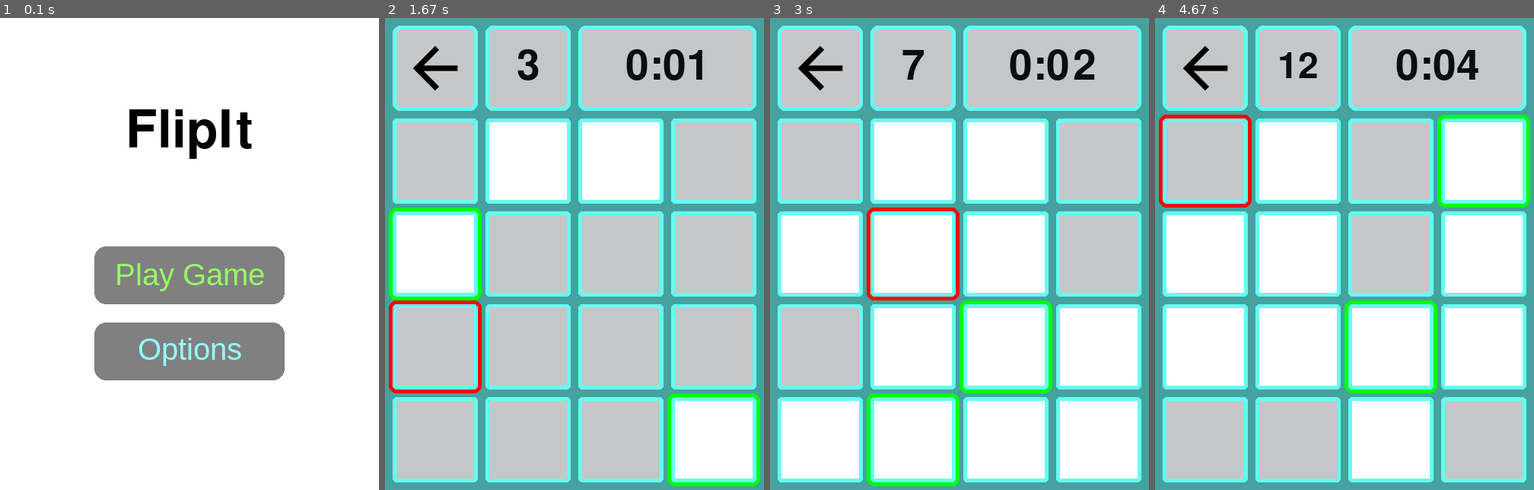
Above: before the commit, frames 1-4 (left to right).
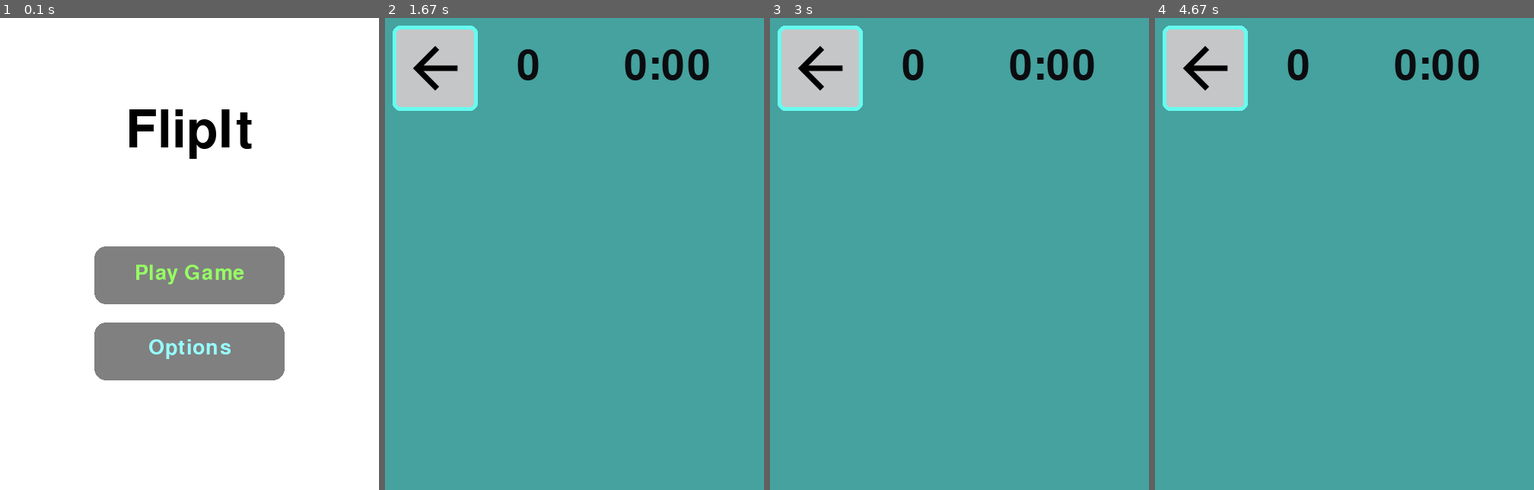
Above: after the commit, the same moments.

Repository: 03kkim/FlipIt
Game: pygame game, started from main.py
Two runs of this game, one before a commit and one after it. Both use one fixed random seed, a clock stepped at 60 frames per second and the inputs below.
Inputs (mouse positions are in pixels of both pictures, inside the frame that each line leads up to):
- Up to frame 1 (0.1 s): no input
- Up to frame 2 (1.67 s): click (574, 254) at 0.38 s; click (510, 367) at 0.72 s; click (589, 310) at 1.05 s; click (445, 367) at 1.38 s
- Up to frame 3 (3 s): click (830, 400) at 1.72 s; click (1099, 414) at 2.05 s; click (993, 131) at 2.38 s; click (929, 225) at 2.72 s
- Up to frame 4 (4.67 s): click (1408, 419) at 3.05 s; click (1397, 315) at 3.38 s; click (1431, 254) at 3.72 s; click (1264, 225) at 4.05 s; click (1211, 173) at 4.38 s

The runs differ from the first frame. In frame 1, 1.3% of the frame differs, in the area x 30-70%, y 51-74%; in frame 2, 79%; in frame 3, 79%; in frame 4, 79%, in the area x 1-99%, y 1-99%.

Commit message:
Try adding win page

Diff:
--- a/main.py
+++ b/main.py
@@ -24,175 +24,6 @@
 # Used to manage how fast the screen updates
 clock = pygame.time.Clock()
 
-
-
-def game():
-    # Sets up board
-    board = Board()
-    board.create_relationships()
-    print(board.relationships)
-    grid = board.return_grid()
-    object_grid = []
-
-    # Define some colors
-    BLACK = (0, 0, 0)
-    WHITE = (255, 255, 255)
-    GRAY = ((128, 128, 128))
-    GREEN = (0, 255, 0)
-    RED = (255, 0, 0)
-    highlight1 = RED
-    highlight2 = GREEN
-
-    # c1 is background, c2 is border color, c3 is text background (also off state), c4 is on state, c5 is text color
-    c1 = pygame.Color("#45A29E")
-    c2 = pygame.Color("#66FCF1")
-    c3 = pygame.Color("#C5C6C7")
-    c4 = WHITE
-    c5 = pygame.Color("#0B0C10")
-
-    # Variables for individual squares
-    width = 112
-    height = 112
-    margin = 10
-
-    offset = size[1] - 498
-
-    # Used in loop
-    done = False
-    last_highlighted = []
-
-    # Stopwatch Setup
-    minutes = 0
-    seconds = 0
-    frames = 0
-
-    # Turn Counter
-    turn = 0
-
-
-    # -------- Main Program Loop -----------
-    while not done:
-        # Set up the stopwatch
-        if (minutes < 10):
-            if (seconds < 10):
-                stopwatch = str(minutes) + ":" + "0" + str(seconds)
-            else:
-                stopwatch = str(minutes) + ":" + str(seconds)
-
-        # --- Main event loop
-
-        for event in pygame.event.get():
-            if event.type == pygame.QUIT:
-                done = True
-            elif event.type == pygame.MOUSEBUTTONDOWN:
-                # User clicks the mouse. Get the position
-                pos = pygame.mouse.get_pos()
-                # Change the x/y screen coordinates to grid coordinates
-                column = pos[0] // (width + margin)
-                row = (pos[1] - offset) // (width + margin)
-                real_row = (pos[1]) // (width + margin)
-                if (real_row == 0 and column == 0):
-                    done = True
-                    main_menu()
-
-                board.switch(board.coords_to_id(row, column))
-                turn += 1
-                print("Click ", pos, "Grid coordinates: ", row, column)
-                grid = board.return_grid()
-
-
-        # --- Game logic should go here
-        for square in object_grid:
-            if square.collidepoint(pygame.mouse.get_pos()):
-                pos = pygame.mouse.get_pos()
-                # Change the x/y screen coordinates to grid coordinates
-                column = pos[0] // (width + margin)
-                row = (pos[1] - offset) // (width + margin)
-                currently_highlighted = [row, column]
-                if currently_highlighted != last_highlighted:
-                    last_highlighted = currently_highlighted
-                    board.unhighlight()
-                    board.highlight(board.coords_to_id(row, column))
-                    print("Highlight ", pos, "Grid coordinates: ", row, column)
-                    break
-
-                elif currently_highlighted[0] == last_highlighted[0] and currently_highlighted[1] == last_highlighted[1]:
-                    break
-        if (board.has_won() == True):
-            print("Congratulations!")
-            done = True
-
-
-        # --- Screen-clearing code goes here
-        screen.fill(c1)
-
-
-        # If you want a background image, replace this clear with blit'ing the
-        # background image.
-
-
-        # --- Drawing code should go here
-        pygame.draw.rect(screen, c3, (10, 10, width, height), border_radius=10)
-        pygame.draw.rect(screen, c2, (10, 10, width, height), 5, border_radius=10)
-
-        back_arrow = pygame.image.load("./sprites/back_arrow.svg")
-        arrow_rect = back_arrow.get_rect()
-        screen.blit(back_arrow, (22, 22), arrow_rect)
-
-
-        turn_font = pygame.font.SysFont("Montserrat", 80)
-        if (turn>=10):
-            turn_font = pygame.font.SysFont("Montserrat", 70)
-        if (turn >= 100):
-            turn_font = pygame.font.SysFont("Montserrat", 50)
-        pygame.draw.rect(screen, c3, (10 + 10 + 112, 10, width, height), border_radius=10)
-        pygame.draw.rect(screen, c2, (10 + 10 + 112, 10, width, height), 5, border_radius=10)
-        draw_text(str(turn), turn_font, c5, 188, 64)
-
-        time_font = pygame.font.SysFont("Montserrat", 80)
-        if (minutes >= 10):
-            time_font = pygame.font.SysFont("Montserrat", 50)
-        pygame.draw.rect(screen, c3, (10 + 2 * (10 + 112), 10, width * 2 + 10, height), border_radius=10)
-        pygame.draw.rect(screen, c2, (10 + 2 * (10 + 112), 10, width * 2 + 10, height), 5, border_radius=10)
-        draw_text(stopwatch, time_font, c5, 371, 64)
-
-
-        for row in range(4):
-            for column in range(4):
-                color = c3
-                if grid[row][column] == 1:
-                    color = c4
-                rect1 = pygame.draw.rect(screen, color, (margin + column * (margin + width), (margin + row * (margin + height)) + offset, width, height), border_radius=5)
-                pygame.draw.rect(screen, c2, (margin + column * (margin + width), (margin + row * (margin + height) + offset), width, height), 5, border_radius=5)
-
-                # Adds to the object grid used to detect mouseovers
-                if len(object_grid) < 16:
-                    object_grid.append(rect1)
-
-                if board.is_highlighted[board.coords_to_id(row, column)] == 2:
-                    pygame.draw.rect(screen, highlight1, (margin + column * (margin + width) - 5, (margin + row * (margin + height) + offset) - 5, width + 10, height + 10), 5, border_radius=10)
-                if board.is_highlighted[board.coords_to_id(row, column)] == 3:
-                    pygame.draw.rect(screen, highlight2, (margin + column * (margin + width) - 5, (margin + row * (margin + height) + offset) - 5, width + 10, height + 10), 5, border_radius=10)
-        # --- Go ahead and update the screen with what we've drawn.
-        pygame.display.flip()
-
-        #Stopwatch functionality
-        if (frames == 59):
-            frames = 0
-            if (seconds == 59):
-                seconds = 0
-                minutes += 1
-            else:
-                seconds += 1
-        else:
-            frames += 1
-
-        # --- Limit to 60 frames per second
-        clock.tick(60)
-
-    # Close the window and quit.
-    pygame.quit()
-
 def main_menu():
     click = False
     while True:
@@ -207,8 +38,9 @@
         pygame.draw.rect(screen, (128, 128, 128), button_1, border_radius=15)
         pygame.draw.rect(screen, (128, 128, 128), button_2, border_radius=15)
 
-        draw_text("Play Game", pygame.font.SysFont("Helvetica Neue", 40), (150, 255, 100), 498/2, 336)
-        draw_text("Options", pygame.font.SysFont("Helvetica Neue", 40), (150, 255, 255), 498 / 2, 434)
+        # Was "Helvetica Neue
+        draw_text("Play Game", pygame.font.SysFont("Montserrat", 40), (150, 255, 100), 498/2, 336)
+        draw_text("Options", pygame.font.SysFont("Montserrat", 40), (150, 255, 255), 498 / 2, 434)
 
         if button_1.collidepoint((mx, my)):
             if click:
@@ -233,6 +65,293 @@
 
         pygame.display.update()
         clock.tick(60)
+
+def game():
+    # Sets up board
+    board = Board()
+    board.create_relationships()
+    print(board.relationships)
+    grid = board.return_grid()
+    object_grid = []
+    for x in range(16):
+        board.flip(x)
+
+    # Define some colors
+    BLACK = (0, 0, 0)
+    WHITE = (255, 255, 255)
+    GRAY = ((128, 128, 128))
+    GREEN = (0, 255, 0)
+    RED = (255, 0, 0)
+    highlight1 = RED
+    highlight2 = GREEN
+
+    # c1 is background, c2 is border color, c3 is text background (also off state), c4 is on state, c5 is text color
+    c1 = pygame.Color("#45A29E")
+    c2 = pygame.Color("#66FCF1")
+    c3 = pygame.Color("#C5C6C7")
+    c4 = WHITE
+    c5 = pygame.Color("#0B0C10")
+
+    # Variables for individual squares
+    width = 112
+    height = 112
+    margin = 10
+
+    offset = size[1] - 498
+
+    # Used in loop
+    done = False
+    last_highlighted = []
+
+    # Stopwatch Setup
+    minutes = 0
+    seconds = 0
+    frames = 0
+
+    # Turn Counter
+    turn = 0
+
+
+    # -------- Main Program Loop -----------
+    while not done:
+        if (board.has_won() == False):
+        # Set up the stopwatch
+            if (minutes < 10):
+                if (seconds < 10):
+                    stopwatch = str(minutes) + ":" + "0" + str(seconds)
+                else:
+                    stopwatch = str(minutes) + ":" + str(seconds)
+
+            # --- Main event loop
+
+            for event in pygame.event.get():
+                if event.type == pygame.QUIT:
+                    done = True
+                elif event.type == pygame.MOUSEBUTTONDOWN:
+                    # User clicks the mouse. Get the position
+                    pos = pygame.mouse.get_pos()
+                    # Change the x/y screen coordinates to grid coordinates
+                    column = pos[0] // (width + margin)
+                    row = (pos[1] - offset) // (width + margin)
+                    real_row = (pos[1]) // (width + margin)
+                    if (real_row == 0 and column == 0):
+                        done = True
+                        main_menu()
+
+                    board.switch(board.coords_to_id(row, column))
+                    turn += 1
+                    print("Click ", pos, "Grid coordinates: ", row, column)
+                    grid = board.return_grid()
+
+
+            # --- Game logic should go here
+            for square in object_grid:
+                if square.collidepoint(pygame.mouse.get_pos()):
+                    pos = pygame.mouse.get_pos()
+                    # Change the x/y screen coordinates to grid coordinates
+                    column = pos[0] // (width + margin)
+                    row = (pos[1] - offset) // (width + margin)
+                    currently_highlighted = [row, column]
+                    if currently_highlighted != last_highlighted:
+                        last_highlighted = currently_highlighted
+                        board.unhighlight()
+                        board.highlight(board.coords_to_id(row, column))
+                        print("Highlight ", pos, "Grid coordinates: ", row, column)
+                        break
+
+                    elif currently_highlighted[0] == last_highlighted[0] and currently_highlighted[1] == last_highlighted[1]:
+                        break
+
+
+
+            # --- Screen-clearing code goes here
+            screen.fill(c1)
+
+
+            # If you want a background image, replace this clear with blit'ing the
+            # background image.
+
+
+            # --- Drawing code should go here
+            pygame.draw.rect(screen, c3, (10, 10, width, height), border_radius=10)
+            pygame.draw.rect(screen, c2, (10, 10, width, height), 5, border_radius=10)
+
+            back_arrow = pygame.image.load("./sprites/back_arrow.svg")
+            arrow_rect = back_arrow.get_rect()
+            screen.blit(back_arrow, (22, 22), arrow_rect)
+
+
+            turn_font = pygame.font.SysFont("Montserrat", 80)
+            if (turn>=10):
+                turn_font = pygame.font.SysFont("Montserrat", 70)
+            if (turn >= 100):
+                turn_font = pygame.font.SysFont("Montserrat", 50)
+            pygame.draw.rect(screen, c3, (10 + 10 + 112, 10, width, height), border_radius=10)
+            pygame.draw.rect(screen, c2, (10 + 10 + 112, 10, width, height), 5, border_radius=10)
+            draw_text(str(turn), turn_font, c5, 188, 64)
+
+            time_font = pygame.font.SysFont("Montserrat", 80)
+            if (minutes >= 10):
+                time_font = pygame.font.SysFont("Montserrat", 50)
+            pygame.draw.rect(screen, c3, (10 + 2 * (10 + 112), 10, width * 2 + 10, height), border_radius=10)
+            pygame.draw.rect(screen, c2, (10 + 2 * (10 + 112), 10, width * 2 + 10, height), 5, border_radius=10)
+            draw_text(stopwatch, time_font, c5, 371, 64)
+
+
+            for row in range(4):
+                for column in range(4):
+                    color = c3
+                    if grid[row][column] == 1:
+                        color = c4
+                    rect1 = pygame.draw.rect(screen, color, (margin + column * (margin + width), (margin + row * (margin + height)) + offset, width, height), border_radius=5)
+                    pygame.draw.rect(screen, c2, (margin + column * (margin + width), (margin + row * (margin + height) + offset), width, height), 5, border_radius=5)
+
+                    # Adds to the object grid used to detect mouseovers
+                    if len(object_grid) < 16:
+                        object_grid.append(rect1)
+
+                    if board.is_highlighted[board.coords_to_id(row, column)] == 2:
+                        pygame.draw.rect(screen, highlight1, (margin + column * (margin + width) - 5, (margin + row * (margin + height) + offset) - 5, width + 10, height + 10), 5, border_radius=10)
+                    if board.is_highlighted[board.coords_to_id(row, column)] == 3:
+                        pygame.draw.rect(screen, highlight2, (margin + column * (margin + width) - 5, (margin + row * (margin + height) + offset) - 5, width + 10, height + 10), 5, border_radius=10)
+            # --- Go ahead and update the screen with what we've drawn.
+            pygame.display.flip()
+
+            #Stopwatch functionality
+            if (frames == 59):
+                frames = 0
+                if (seconds == 59):
+                    seconds = 0
+                    minutes += 1
+                else:
+                    seconds += 1
+            else:
+                frames += 1
+
+        elif (board.has_won() == True):
+            screen.fill(c1)
+            if (minutes < 10):
+                if (seconds < 10):
+                    stopwatch = str(minutes) + ":" + "0" + str(seconds)
+                else:
+                    stopwatch = str(minutes) + ":" + str(seconds)
+
+
+            pygame.draw.rect(screen, c3, (10, 10, width, height), border_radius=10)
+            pygame.draw.rect(screen, c2, (10, 10, width, height), 5, border_radius=10)
+
+            back_arrow = pygame.image.load("./sprites/back_arrow.svg")
+            arrow_rect = back_arrow.get_rect()
+            screen.blit(back_arrow, (22, 22), arrow_rect)
+
+            turn_font = pygame.font.SysFont("Montserrat", 80)
+            draw_text(str(turn), turn_font, c5, 188, 64)
+
+            time_font = pygame.font.SysFont("Montserrat", 80)
+            draw_text(stopwatch, time_font, c5, 371, 64)
+        # --- Limit to 60 frames per second
+        clock.tick(60)
+
+    # Close the window and quit.
+    pygame.quit()
+
+# def win_screen():
+#     # Sets up board
+#     board = Board()
+#     board.create_relationships()
+#     print(board.relationships)
+#     grid = board.return_grid()
+#     object_grid = []
+#
+#     # Define some colors
+#     BLACK = (0, 0, 0)
+#     WHITE = (255, 255, 255)
+#     GRAY = ((128, 128, 128))
+#     GREEN = (0, 255, 0)
+#     RED = (255, 0, 0)
+#     highlight1 = RED
+#     highlight2 = GREEN
+#
+#     # c1 is background, c2 is border color, c3 is text background (also off state), c4 is on state, c5 is text color
+#     c1 = pygame.Color("#45A29E")
+#     c2 = pygame.Color("#66FCF1")
+#     c3 = pygame.Color("#C5C6C7")
+#     c4 = WHITE
+#     c5 = pygame.Color("#0B0C10")
+#
+#     # Variables for individual squares
+#     width = 112
+#     height = 112
+#     margin = 10
+#
+#     offset = size[1] - 498
+#
+#     # Used in loop
+#     done = False
+#     last_highlighted = []
+#
+#
+#     while not done:
+#         # Set up the stopwatch
+#         if (minutes < 10):
+#             if (seconds < 10):
+#                 stopwatch = str(minutes) + ":" + "0" + str(seconds)
+#             else:
+#                 stopwatch = str(minutes) + ":" + str(seconds)
+#
+#         # --- Main event loop
+#         for event in pygame.event.get():
+#             if event.type == pygame.QUIT:
+#                 done = True
+#             elif event.type == pygame.MOUSEBUTTONDOWN:
+#                 # User clicks the mouse. Get the position
+#                 pos = pygame.mouse.get_pos()
+#
+#                 # Change the x/y screen coordinates to grid coordinates
+#                 print("Click ", pos)
+#
+#
+#         # --- Game logic should go here
+#         for square in object_grid:
+#             if square.collidepoint(pygame.mouse.get_pos()):
+#                 pos = pygame.mouse.get_pos()
+#                 # Change the x/y screen coordinates to grid coordinates
+#
+#
+#         # --- Screen-clearing code goes here
+#         screen.fill(c1)
+#
+#
+#         # If you want a background image, replace this clear with blit'ing the
+#         # background image.
+#
+#
+#         # --- Drawing code should go here
+#         pygame.draw.rect(screen, c3, (10, 10, width, height), border_radius=10)
+#         pygame.draw.rect(screen, c2, (10, 10, width, height), 5, border_radius=10)
+#
+#         back_arrow = pygame.image.load("./sprites/back_arrow.svg")
+#         arrow_rect = back_arrow.get_rect()
+#         screen.blit(back_arrow, (22, 22), arrow_rect)
+#
+#
+#         turn_font = pygame.font.SysFont("Montserrat", 80)
+#         draw_text(str(turn), turn_font, c5, 188, 64)
+#
+#         time_font = pygame.font.SysFont("Montserrat", 80)
+#         draw_text(stopwatch, time_font, c5, 371, 64)
+#
+#
+#         # --- Go ahead and update the screen with what we've drawn.
+#         pygame.display.flip()
+#
+#
+#
+#         # --- Limit to 60 frames per second
+#         clock.tick(60)
+#
+#     # Close the window and quit.
+#     pygame.quit()
 
 main_menu()
 
